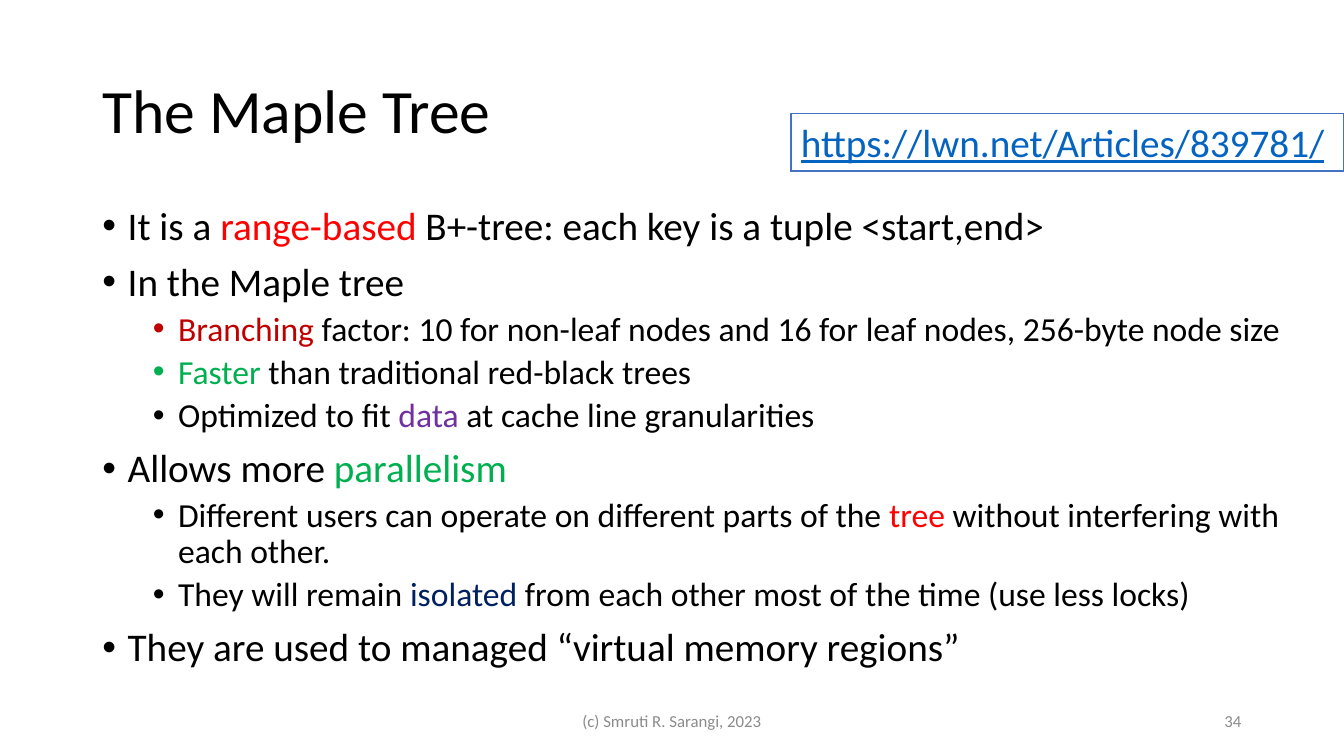
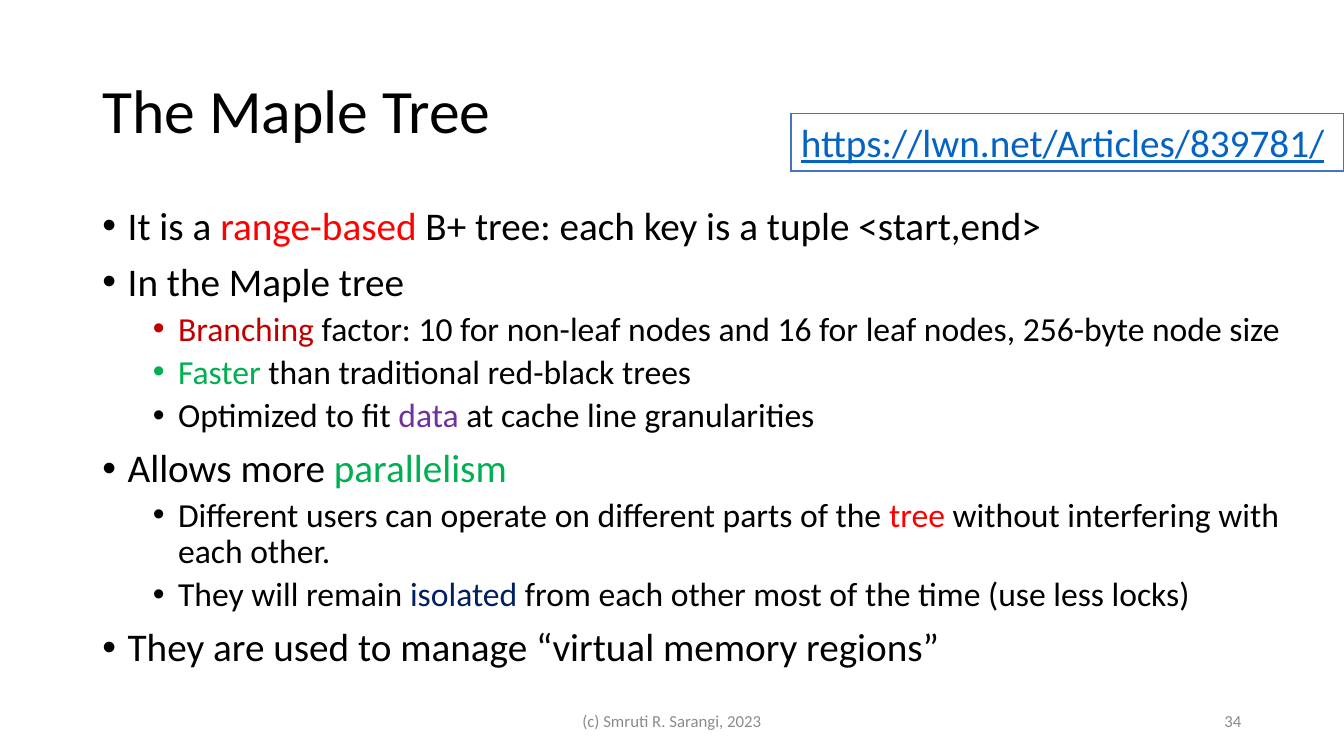
Before and after one commit to srsarangi/srsarangi.github.io, a slide deck: slide 34 of osbook/slides/3.processes.pptx. Drawn at 1344x756 pixels with LibreOffice and Linux fonts; fonts in the diff are those of the drawing. Boxes give left, top, right and bottom in pixels: in the first picture for what was removed or moved away, otherwise in the second. Text is boxed around its words. In the diff, an @@ line names an element or a change of style, - is before the commit and + after.

```diff
--- a/osbook/slides/3.processes.pptx
+++ b/osbook/slides/3.processes.pptx
@@ text at (128,212,1040,247): text changed @@
-• It is a range-based B+-tree: each key is a tuple <start,end>
+• It is a range-based B+ tree: each key is a tuple <start,end>
@@ text at (128,633,939,668): text changed @@
-• They are used to managed “virtual memory regions”
+• They are used to manage “virtual memory regions”
```
Also in this commit, not shown: 2 other slides changed, 5 other files.
